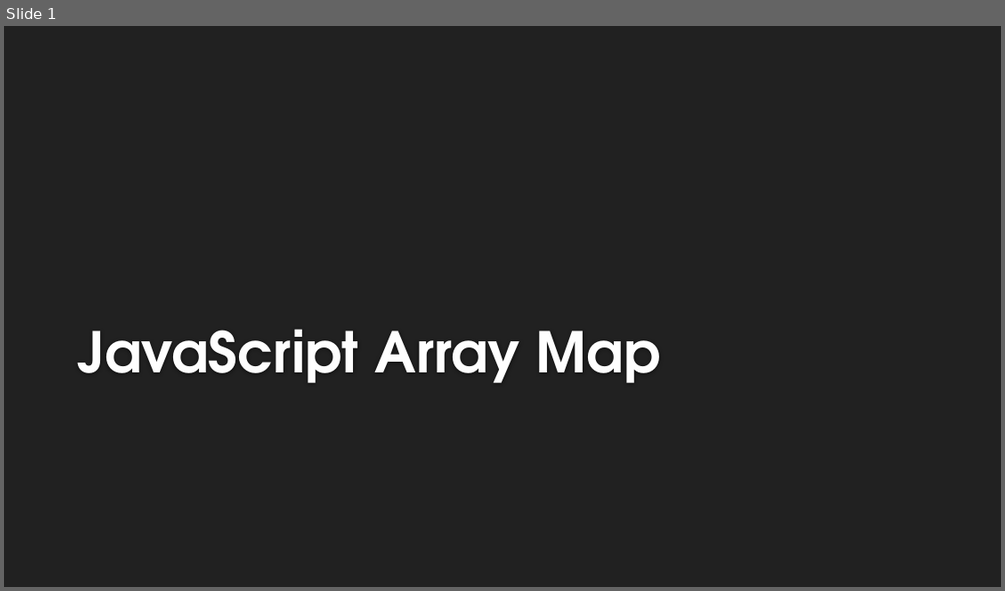
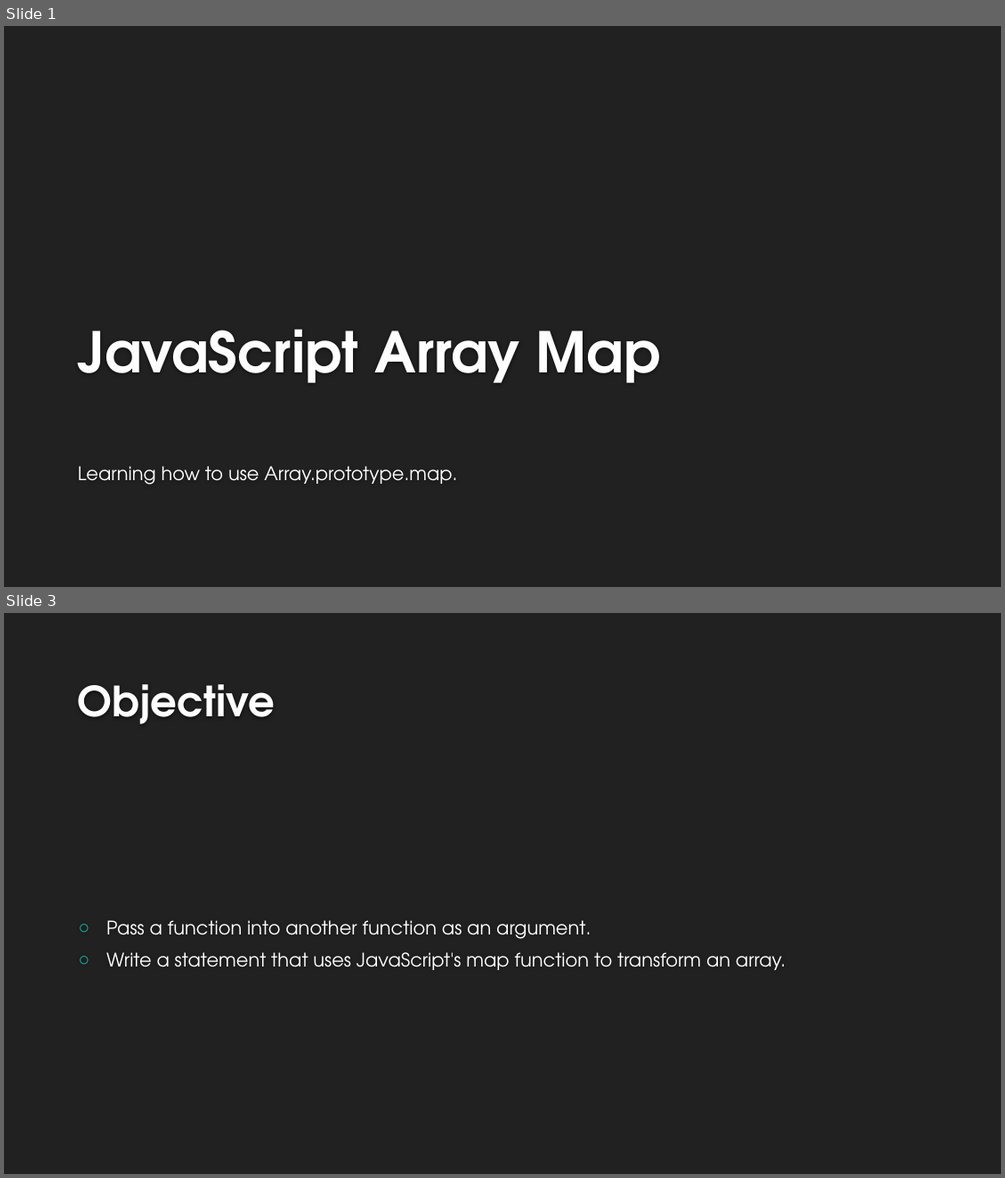
Before and after one commit to ericglasser/javascript-array-map-lesson, a slide deck: javascript-map-array-lesson.pptx. Shown one above the other, each under a label of ours: slide 1 before the commit, slides 1 and 3 after it; the slides between them are not shown. The pictures are 1005x591 and 1005x1178 pixels, drawn with LibreOffice and Linux fonts; fonts in the diff are those of the drawing; background and template pictures are left out. Boxes give left, top, right and bottom in pixels: in the first picture for what was removed or moved away, otherwise in the second. Text is boxed around its words. In the diff, an @@ line names an element or a change of style, - is before the commit and + after.

```diff
--- a/javascript-map-array-lesson.pptx
+++ b/javascript-map-array-lesson.pptx
@@ slide 3 added at <box>4,613,1001,1174</box>, background #212121 @@
@@ title added at <box>78,684,275,724</box>, 40 pt, text #FEFEFE, bold @@
+Objective
@@ text added at <box>106,920,785,970</box>, 18 pt, text #FFFFFF @@
+○ Pass a function into another function as an argument.
+○ Write a statement that uses JavaScript's map function to transform an array.
@@ slide 1 changed as well @@
@@ subtitle added at <box>78,466,457,484</box>, 18 pt, text #FFFFFF @@
+Learning how to use Array.prototype.map.
```
Also in this commit, not shown: 10 other slides added, 1 slide removed, 1 other file.
